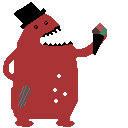
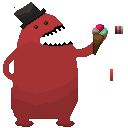
Layer changes from the first 128×128 image to the second:
painted on "Hat" over [14, 2, 45, 28]
painted on "Body" over [3, 13, 113, 127]
painted on "Ice Cream" over [92, 23, 123, 55]
